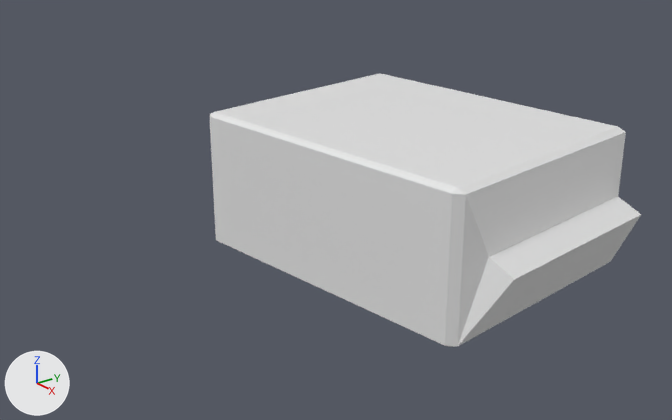
Two versions of the Blender file Business/Reeler.blend, one commit apart.
Camera for both pictures: a 50 mm camera at (12.09, -10.81, 6.87) aimed at (0.29, -1.9, 1.09). The lights are fixed; the arrows at lower left show +X, +Y and +Z.

The older version as bpy lines, for what is in view:
```python
me_cube = bpy.data.meshes.new('Cube')
me_cube.from_pydata(...)  # 28 vertices, 30 faces; spans x -1.0..1.0, y -1.22..1.0, z -1.0..1.0
me_cube.materials.append(mat_material)  # white #e7e7e7
ob_cube = bpy.data.objects.new('Cube', me_cube)
ob_cube.location = (0.0, 0.0, 1.0)
ob_cube.rotation_euler = (0.0, 0.0, 1.697)  # degrees (0, 0, 97)
ob_cube.scale = (2.34, 3.0, 1.3)
```
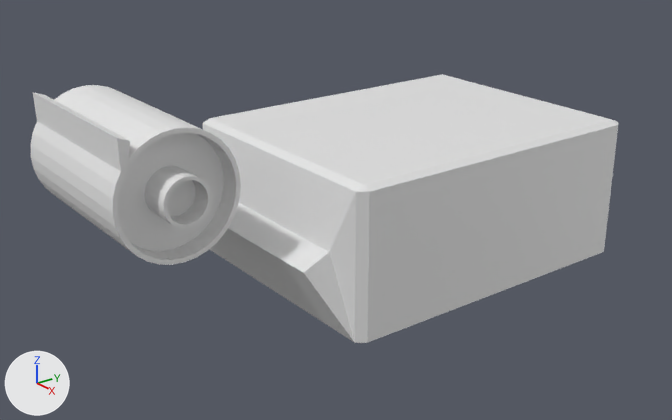
Where the change shows, as pixel boxes (x1, y1, x2, y2) in the pictures (672 x 420 px):
'Cube', turned
    before: (209, 73, 641, 347)
    after: (203, 74, 618, 343)
'Cylinder', added
    after: (31, 85, 241, 265)

The change, as a diff of the scene's bpy script:
```diff
--- a/Business/Reeler.blend.py
+++ b/Business/Reeler.blend.py
@@ me_cylinder @@
+me_cylinder.from_pydata(...)  # 620 vertices, 590 faces; spans x -1.02..1.0, y -1.0..1.0, z -1.0..2.29
@@ ob_cube @@
 ob_cube.location = (0.0, 0.0, 1.0)
-ob_cube.rotation_euler = (0.0, 0.0, 1.697)  # degrees (0, 0, 97)
 ob_cube.scale = (2.34, 3.0, 1.3)
@@ ob_cylinder @@
+ob_cylinder = bpy.data.objects.new('Cylinder', me_cylinder)
+ob_cylinder.location = (-1.02, -5.2, 2.28)
+ob_cylinder.rotation_euler = (0.0, 1.571, 0.0)  # degrees (0, 90, 0)
```
